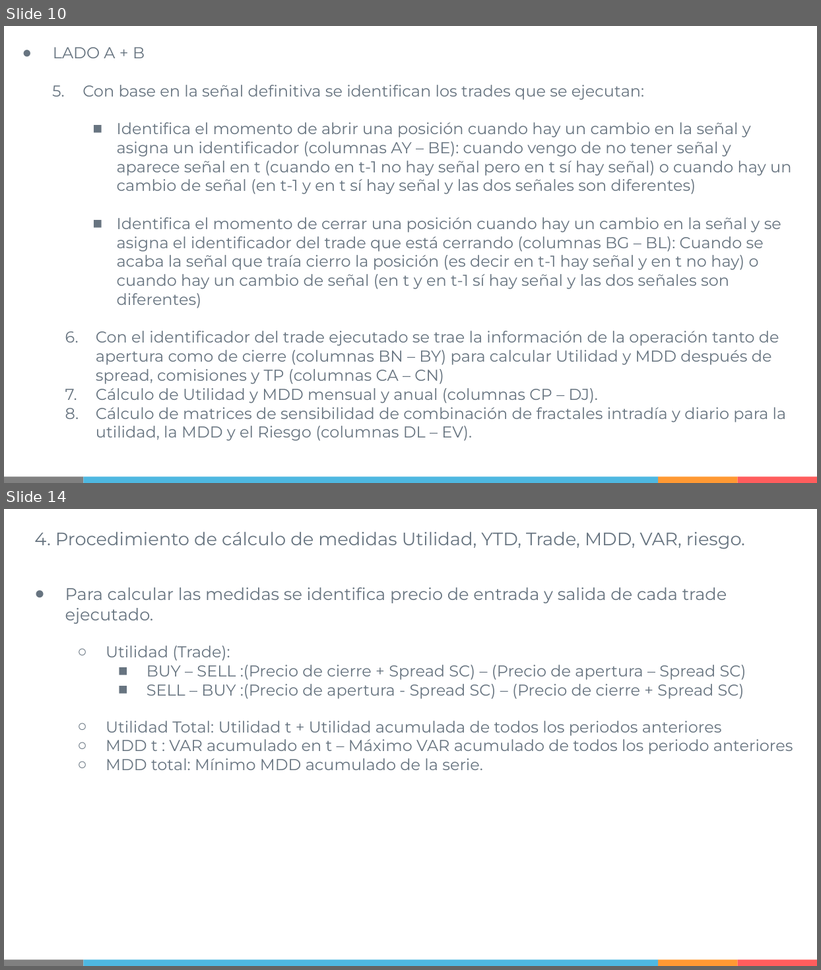
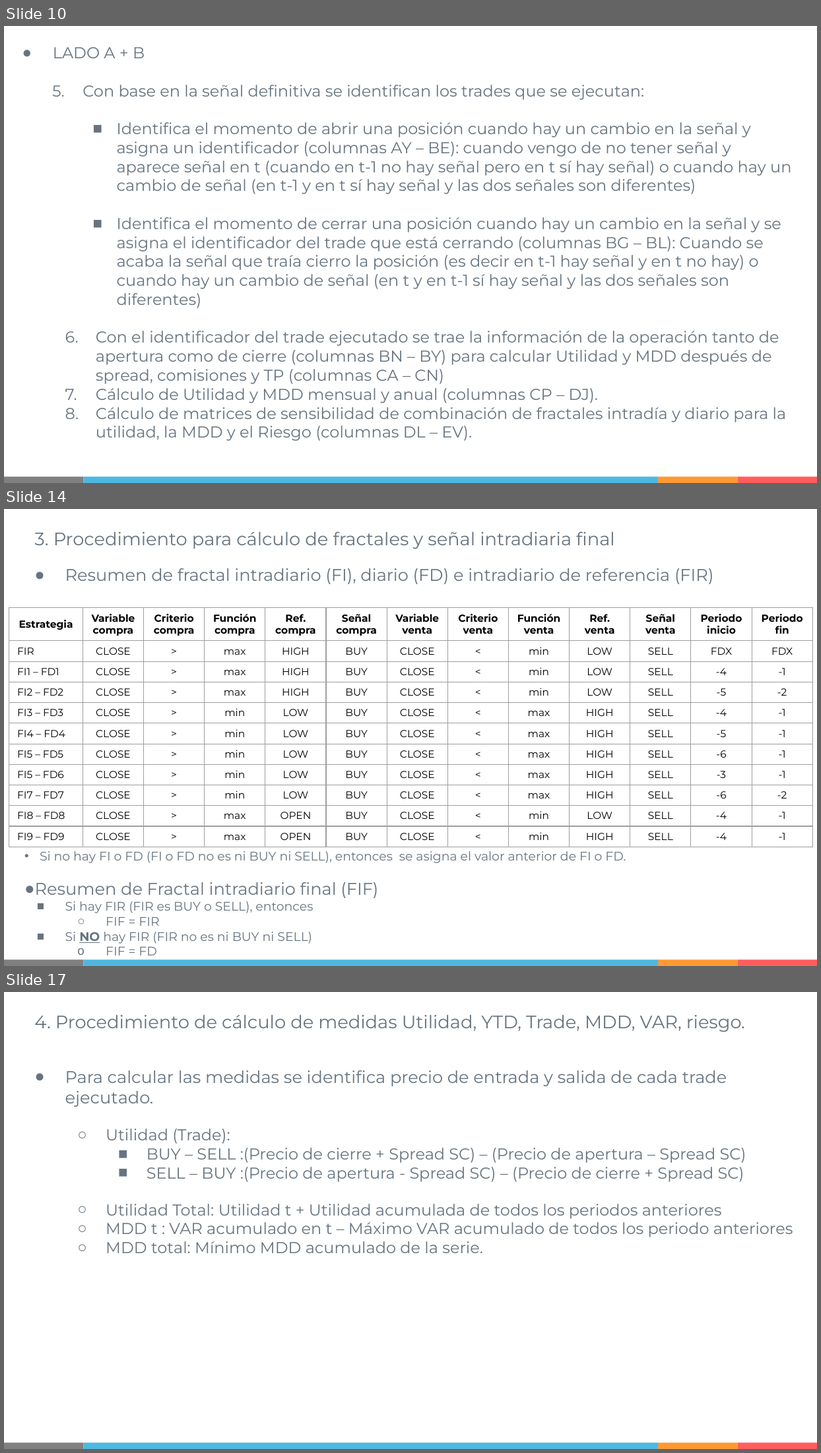
Before and after one commit to IISOS/Swell_2_Optimizacion_estrategias, a slide deck: Presentaciones/Swell - Optimización de estrategias - R2 (19-02-2021).pptx. Shown one above the other, each under a label of ours: slides 10 and 14 before the commit, slides 10, 14 and 17 after it; the slides between them are not shown. The pictures are 821x970 and 821x1453 pixels, drawn with LibreOffice and Linux fonts; fonts in the diff are those of the drawing. Boxes give left, top, right and bottom in pixels: in the first picture for what was removed or moved away, otherwise in the second. Text is boxed around its words. In the diff, an @@ line names an element or a change of style, - is before the commit and + after.

```diff
--- a/Presentaciones/Swell - Optimización de estrategias - R2 (19-02-2021).pptx
+++ b/Presentaciones/Swell - Optimización de estrategias - R2 (19-02-2021).pptx
@@ slide 14 added at (x1=4, y1=509, x2=817, y2=966), background #FFFFFF; not listed: 4 template elements that a slide beside it also shows @@
@@ text added at (x1=34, y1=531, x2=714, y2=956), 11 pt, text #677480 @@
+3. Procedimiento para cálculo de fractales y señal intradiaria final
+● Resumen de fractal intradiario (FI), diario (FD) e intradiario de referencia (FIR)
+• Si no hay FI o FD (FI o FD no es ni BUY ni SELL), entonces se asigna el valor anterior de FI o FD.
+● Resumen de Fractal intradiario final (FIF)
+    ■ Si hay FIR (FIR es BUY o SELL), entonces
+        ○ FIF = FIR
+    ■ Si NO hay FIR (FIR no es ni BUY ni SELL)
+      o FIF = FD
@@ table added at (x1=9, y1=608, x2=814, y2=844), 11 rows, 13 columns @@
+Estrategia | Variable compra | Criterio compra | Función / compra | Ref. compra | Señal compra | Variable venta | Criterio venta | Función venta | Ref. venta | Señal venta | Periodo inicio | Periodo fin
+FIR | CLOSE | > | max | HIGH | BUY | CLOSE | < | min | LOW | SELL | FDX | FDX
+FI1 – FD1 | CLOSE | > | max | HIGH | BUY | CLOSE | < | min | LOW | SELL | -4 | -1
+FI2 – FD2 | CLOSE | > | max | HIGH | BUY | CLOSE | < | min | LOW | SELL | -5 | -2
+FI3 – FD3 | CLOSE | > | min | LOW | BUY | CLOSE | < | max | HIGH | SELL | -4 | -1
+FI4 – FD4 | CLOSE | > | min | LOW | BUY | CLOSE | < | max | HIGH | SELL | -5 | -1
+FI5 – FD5 | CLOSE | > | min | LOW | BUY | CLOSE | < | max | HIGH | SELL | -6 | -1
+FI5 – FD6 | CLOSE | > | min | LOW | BUY | CLOSE | < | max | HIGH | SELL | -3 | -1
+FI7 – FD7 | CLOSE | > | min | LOW | BUY | CLOSE | < | max | HIGH | SELL | -6 | -2
+FI8 – FD8 | CLOSE | > | max | OPEN | BUY | CLOSE | < | min | LOW | SELL | -4 | -1
+FI9 – FD9 | CLOSE | > | max | OPEN | BUY | CLOSE | < | min | HIGH | SELL | -4 | -1
@@ what was slide 14 is now slide 17 @@
```
Also in this commit, not shown: 3 slides changed, 2 other slides added, 6 other files.
